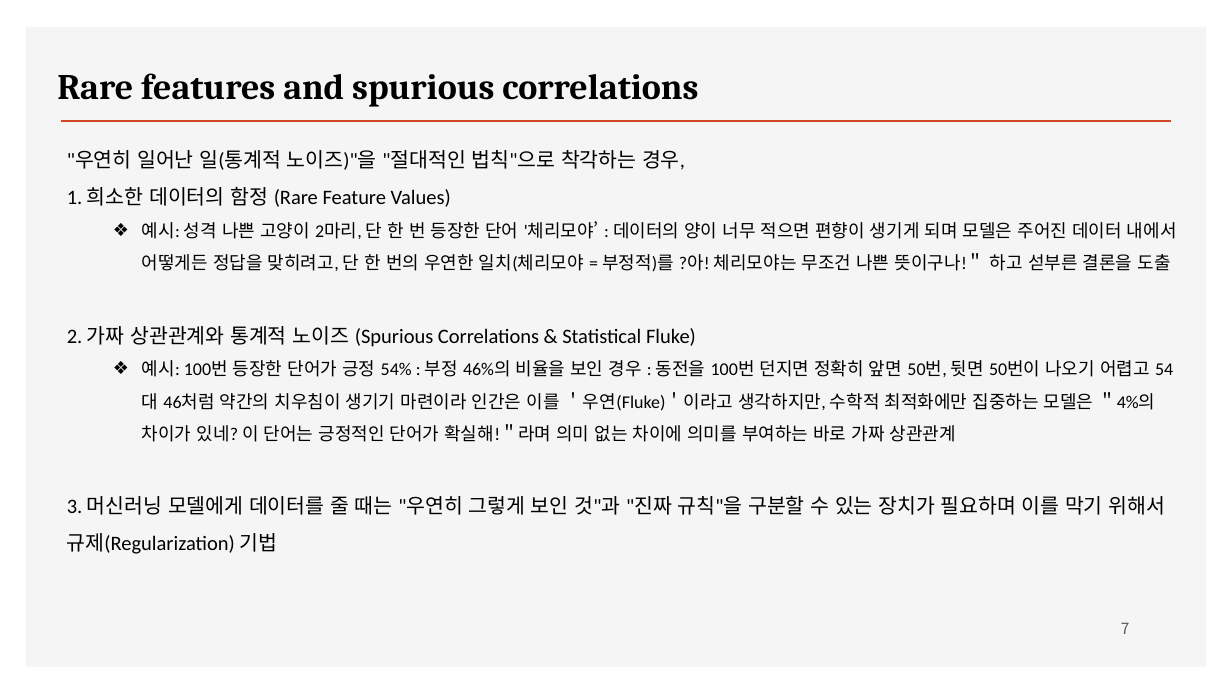
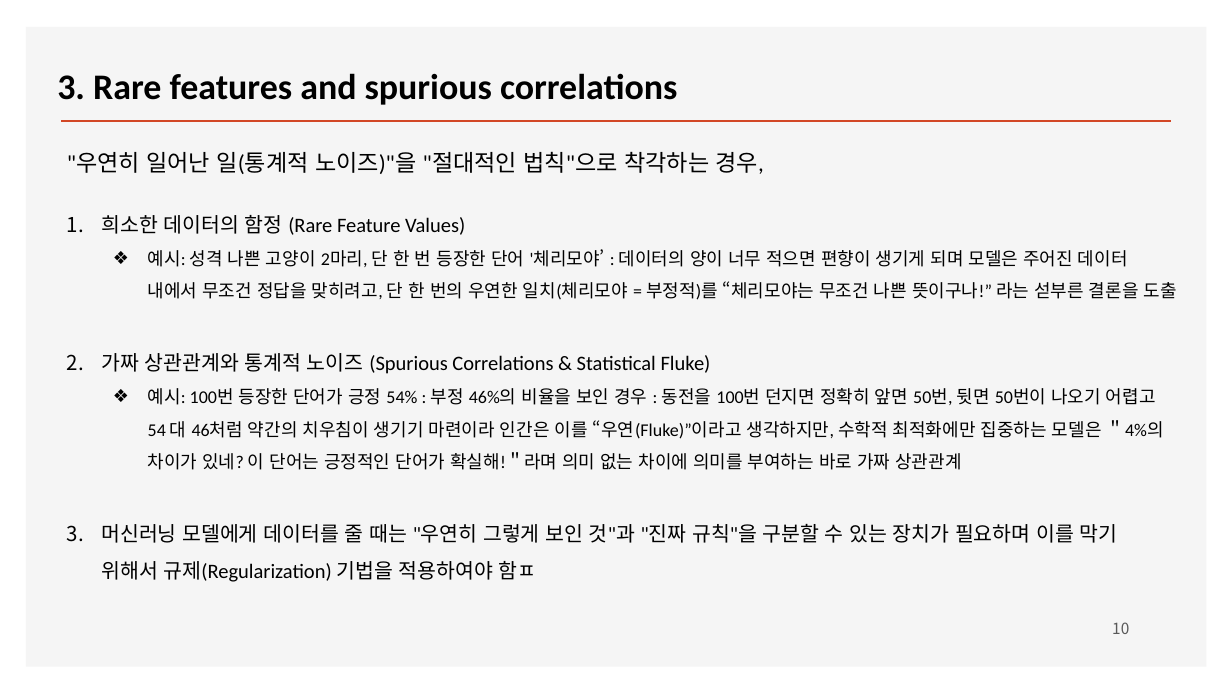
Before and after one commit to ancestor9/2026_Fall_Deep-Learning-with-Python, a slide deck: slide 10 of Chapter 05 Fundamentals of machine learning.pptx (slide 7 before the commit). Drawn at 1232x693 pixels with LibreOffice and Linux fonts; fonts in the diff are those of the drawing; background and template pictures are left out. Boxes give left, top, right and bottom in pixels: in the first picture for what was removed or moved away, otherwise in the second. Text is boxed around its words. In the diff, an @@ line names an element or a change of style, - is before the commit and + after.

```diff
--- a/Chapter 05 Fundamentals of machine learning.pptx
+++ b/Chapter 05 Fundamentals of machine learning.pptx
@@ text at (57, 73, 677, 105): text changed; font Cambria to Calibri @@
-Rare features and spurious correlations
+3. Rare features and spurious correlations
@@ text at (67, 151, 764, 174): size 16 to 18 pt in ""우연히 일어난 일(통계적 노이즈)"을 "절대적인 법칙"으로 착각하는 ..." @@
@@ text at (101, 215, 1177, 582): text changed @@
-1. 희소한 데이터의 함정 (Rare Feature Values)
-  ❖ 예시: 성격 나쁜 고양이 2마리, 단 한 번 등장한 단어 '체리모야’ : 데이터의 양이 너무 적으면 편향이 생기게 되며 모델은 주어진 데이터 내에서 어떻게든 정답을 맞히려고, 단 한 번의 우연한 일치(체리모야 = 부정적)를 ?아! 체리모야는 무조건 나쁜 뜻이구나!＂ 하고 섣부른 결론을 도출
-2. 가짜 상관관계와 통계적 노이즈 (Spurious Correlations & Statistical Fluke)
-  ❖ 예시: 100번 등장한 단어가 긍정 54% : 부정 46%의 비율을 보인 경우 : 동전을 100번 던지면 정확히 앞면 50번, 뒷면 50번이 나오기 어렵고 54 대 46처럼 약간의 치우침이 생기기 마련이라 인간은 이를 ＇우연(Fluke)＇이라고 생각하지만, 수학적 최적화에만 집중하는 모델은 ＂4%의 차이가 있네? 이 단어는 긍정적인 단어가 확실해!＂라며 의미 없는 차이에 의미를 부여하는 바로 가짜 상관관계
-3. 머신러닝 모델에게 데이터를 줄 때는 "우연히 그렇게 보인 것"과 "진짜 규칙"을 구분할 수 있는 장치가 필요하며 이를 막기 위해서 규제(Regularization) 기법
+1. 희소한 데이터의 함정 (Rare Feature Values)
+  ❖ 예시: 성격 나쁜 고양이 2마리, 단 한 번 등장한 단어 '체리모야’ : 데이터의 양이 너무 적으면 편향이 생기게 되며 모델은 주어진 데이터 내에서 무조건 정답을 맞히려고, 단 한 번의 우연한 일치(체리모야 = 부정적)를 “체리모야는 무조건 나쁜 뜻이구나!” 라는 섣부른 결론을 도출
+2. 가짜 상관관계와 통계적 노이즈 (Spurious Correlations & Statistical Fluke)
+  ❖ 예시: 100번 등장한 단어가 긍정 54% : 부정 46%의 비율을 보인 경우 : 동전을 100번 던지면 정확히 앞면 50번, 뒷면 50번이 나오기 어렵고 54 대 46처럼 약간의 치우침이 생기기 마련이라 인간은 이를 “우연(Fluke)”이라고 생각하지만, 수학적 최적화에만 집중하는 모델은 ＂4%의 차이가 있네? 이 단어는 긍정적인 단어가 확실해!＂라며 의미 없는 차이에 의미를 부여하는 바로 가짜 상관관계
+3. 머신러닝 모델에게 데이터를 줄 때는 "우연히 그렇게 보인 것"과 "진짜 규칙"을 구분할 수 있는 장치가 필요하며 이를 막기 위해서 규제(Regularization) 기법을 적용하여야 함ㅍ
@@ page number at (1112, 622, 1129, 634): text changed @@
-7
+10
```
Also in this commit, not shown: 13 other slides changed, 13 slides added, 1 slide removed.
